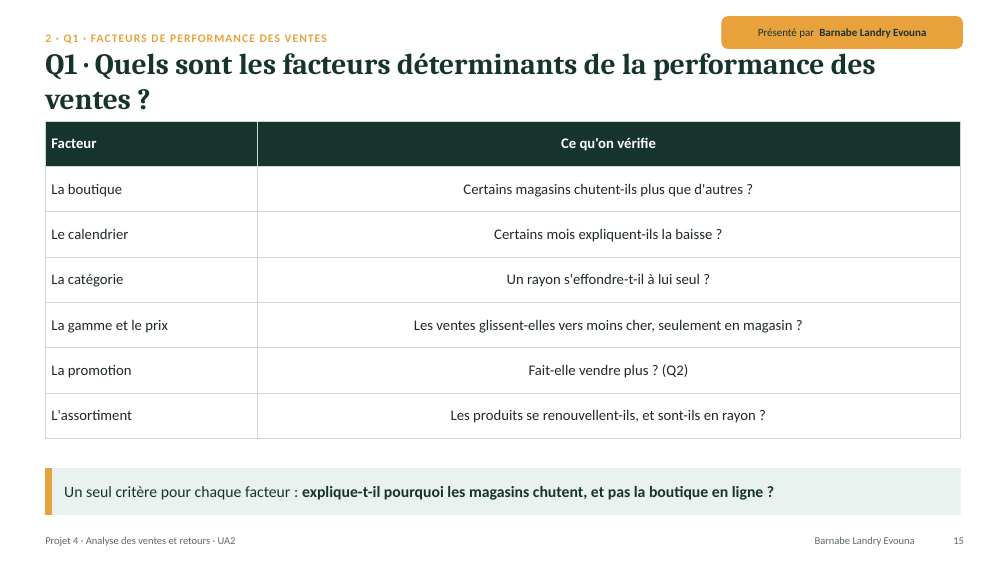
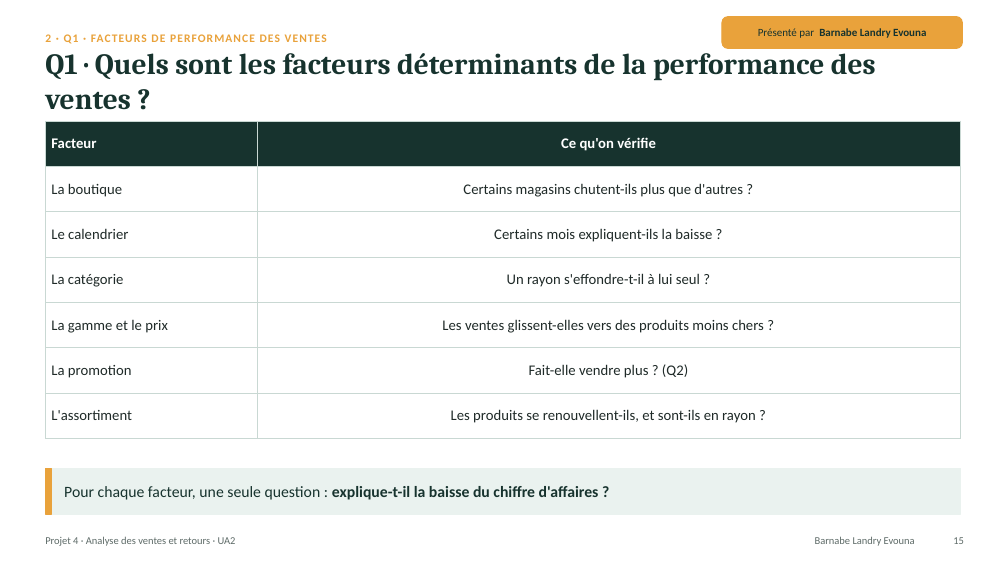
Before and after one commit to lezoul/projet4-contoso, a slide deck: slide 15 of reports/presentations/UA2_presentation_L3_L4.pptx. Drawn at 1008x567 pixels with LibreOffice and Linux fonts; fonts in the diff are those of the drawing. Boxes give left, top, right and bottom in pixels: in the first picture for what was removed or moved away, otherwise in the second. Text is boxed around its words. In the diff, an @@ line names an element or a change of style, - is before the commit and + after.

Commit message:
UA2 : Q1 recentrée sur les facteurs (la gamme comme facteur secondaire, pas de transfert vers la boutique en ligne)

```diff
--- a/reports/presentations/UA2_presentation_L3_L4.pptx
+++ b/reports/presentations/UA2_presentation_L3_L4.pptx
@@ table at [45, 121, 960, 439] @@
-row 5, column 2: Les ventes glissent-elles vers moins cher, seulement en magasin ?
+row 5, column 2: Les ventes glissent-elles vers des produits moins chers ?
@@ text at [64, 486, 599, 500]: text changed @@
-Un seul critère pour chaque facteur : explique-t-il pourquoi les magasins chutent, et pas la boutique en ligne ?
+Pour chaque facteur, une seule question : explique-t-il la baisse du chiffre d'affaires ?
```
Also in this commit, not shown: 3 other slides changed.
